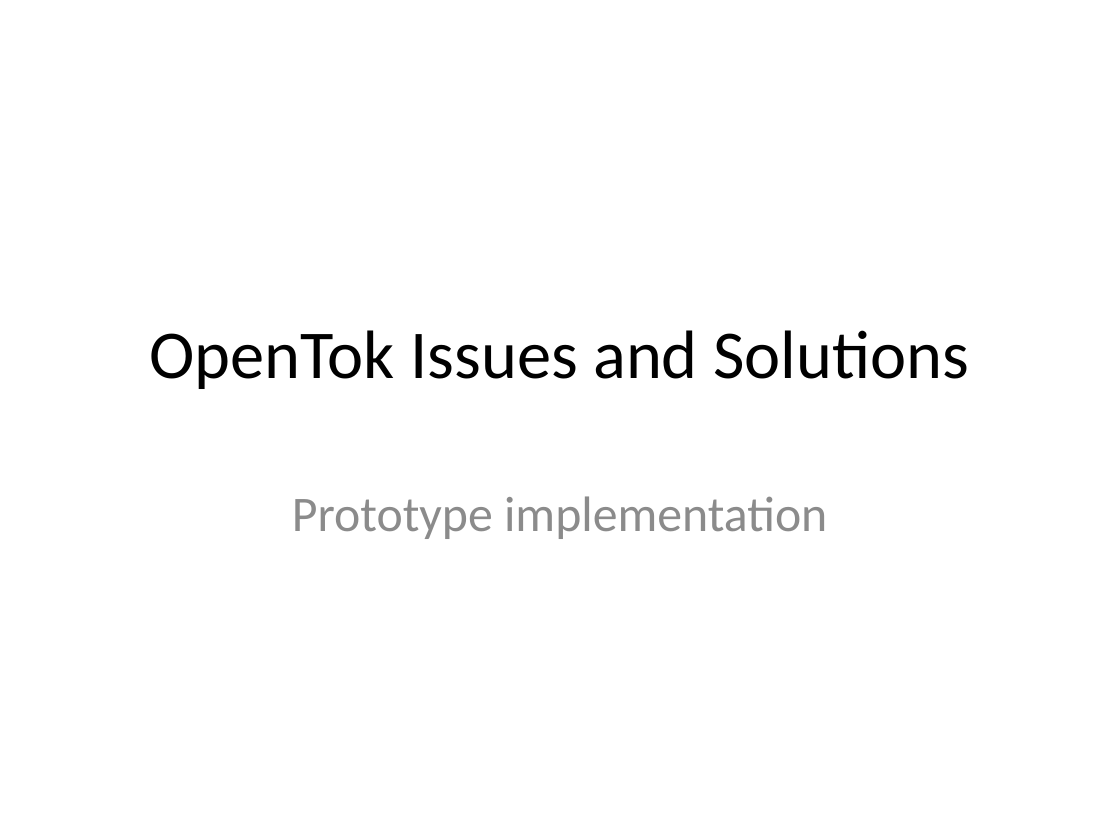
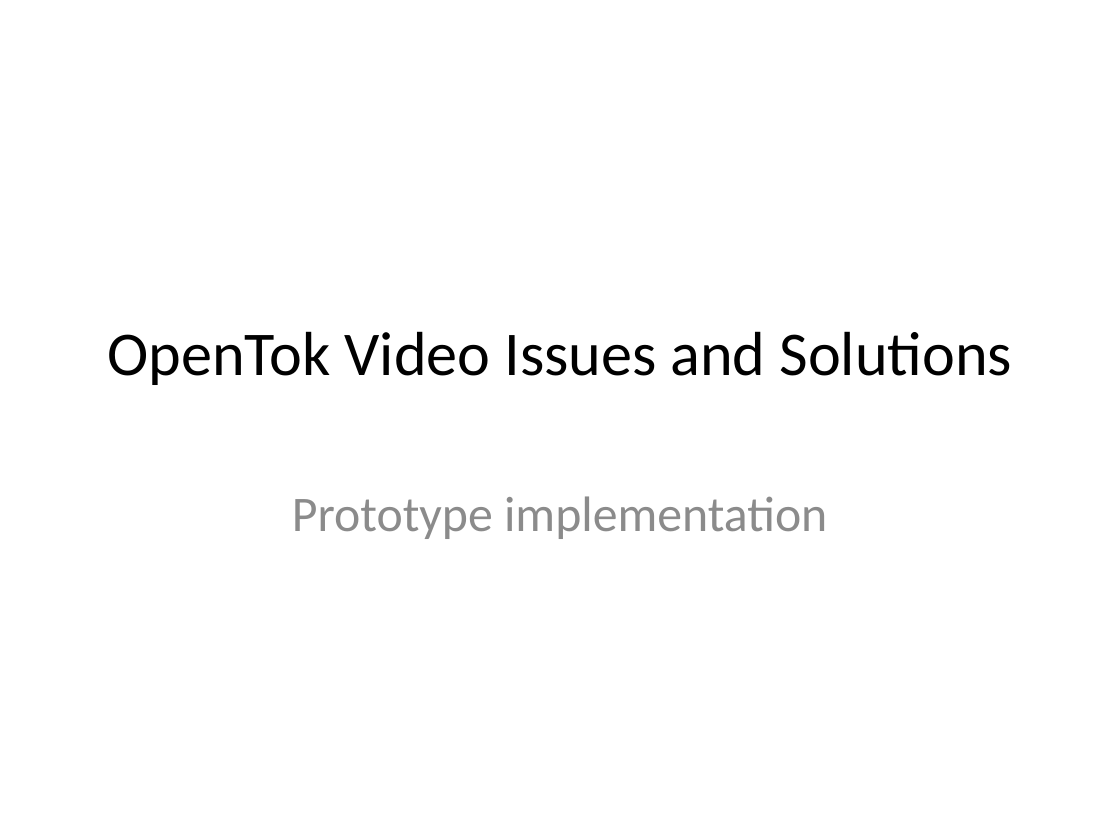
Before and after one commit to LukeZhao/misc, a slide deck: slide 1 of opentokvideofix/OpenTok Issues and Solutions.pptx. Drawn at 1120x840 pixels with LibreOffice and Linux fonts; fonts in the diff are those of the drawing. Boxes give left, top, right and bottom in pixels: in the first picture for what was removed or moved away, otherwise in the second. Text is boxed around its words. In the diff, an @@ line names an element or a change of style, - is before the commit and + after.

Commit message:
file

```diff
--- a/opentokvideofix/OpenTok Issues and Solutions.pptx
+++ b/opentokvideofix/OpenTok Issues and Solutions.pptx
@@ title at box(107, 331, 1013, 385): text changed; size 44 to 40 pt @@
-OpenTok Issues and Solutions
+OpenTok Video Issues and Solutions
```
Also in this commit, not shown: 1 other slide changed, 2 slides added.
